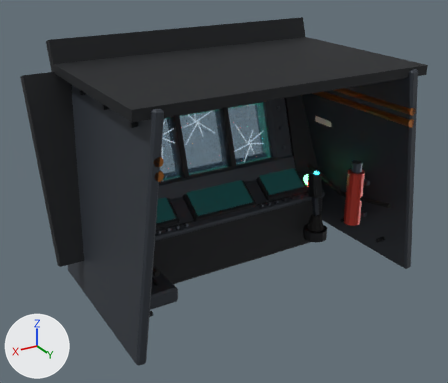
Before and after pictures for a commit that changed the glTF model assets/models/mech/cockpit_interior_mk1.glb.
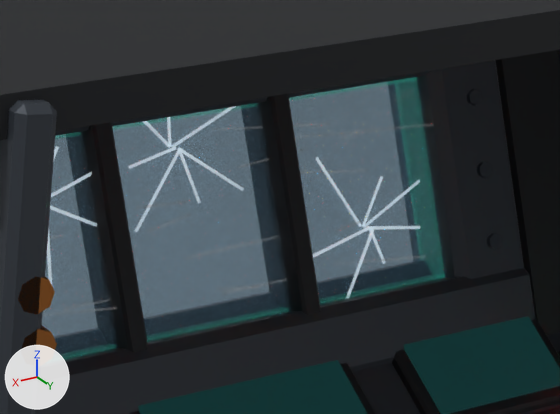
There are two pictures of each version: one whole from a camera (50 mm lens) standing at (1.363, 2.043, 1.005) and looking at (0.064, -0.122, -0.078), one close up on the part from 33% to 67% of the width and 21% to 51% of the height. Arrows for +X, +Y and +Z are at lower left; the lights stay in place. The first two pictures are the older version. Where no turn or scale is listed for an object, it has been applied to the vertices. Vertices at exactly the same position are counted once.

In view in the first close-up: 'armor_glass_inner', 'bulkhead_side_-1', 'ceiling', 'dash_top', 'glass_crack_1', 'glass_crack_2', 'glass_crack_3', 'screen_radar_glass', 'screen_weapons_bezel', 'screen_weapons_glass', 'wall_+1', 'window_frame_bottom', 'window_frame_side_-1', 'window_mullion_+1', 'window_mullion_-1' and 6 more.
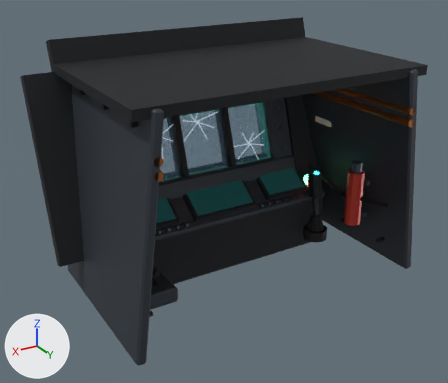
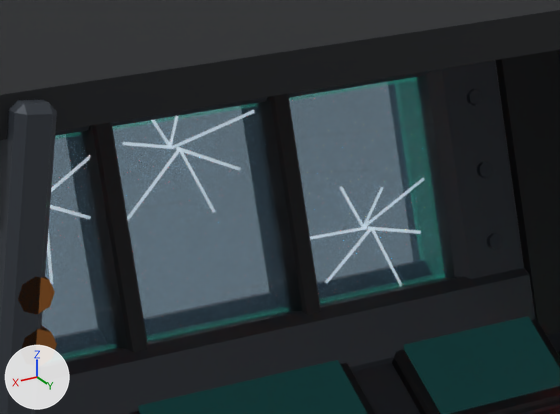
What differs and where, as boxes (x1, y1, x2, y2) in the close-ups (560 x 414 px; the box of a moved part takes in the faces that stretch with it):
'glass_crack_2', reshaped: before (313, 157, 421, 278); after (310, 178, 424, 268)
'glass_crack_3', reshaped: before (128, 106, 236, 202); after (123, 110, 255, 202)
'glass_crack_1', reshaped (mostly hidden): before (47, 146, 92, 264); after (47, 155, 91, 256)
part 1 of me_glass_crack_1, moved or reshaped (mostly hidden): before (51, 172, 92, 197); after (51, 155, 90, 191)
part 2 of me_glass_crack_1, moved or reshaped: before (50, 206, 91, 222); after (50, 205, 91, 218)
part 3 of me_glass_crack_1, moved or reshaped (mostly hidden): before (47, 229, 51, 264); after (47, 229, 51, 256)
part 4 of me_glass_crack_2, moved or reshaped: before (313, 227, 369, 258); after (310, 226, 367, 240)
part 5 of me_glass_crack_2, moved or reshaped: before (315, 157, 345, 202); after (339, 186, 358, 217)
part 6 of me_glass_crack_2, moved or reshaped: before (368, 176, 383, 213); after (367, 187, 383, 219)
part 7 of me_glass_crack_2, moved or reshaped: before (368, 226, 421, 230); after (367, 226, 421, 234)
part 8 of me_glass_crack_2, moved or reshaped: before (354, 229, 374, 278); after (339, 228, 371, 268)
part 9 of me_glass_crack_2, moved or reshaped: before (369, 228, 382, 255); after (371, 228, 393, 267)
part 10 of me_glass_crack_2, moved or reshaped: before (374, 180, 420, 218); after (376, 178, 424, 217)
part 11 of me_glass_crack_3, moved or reshaped: before (128, 147, 176, 169); after (123, 142, 174, 149)
part 12 of me_glass_crack_3, moved or reshaped (mostly hidden): before (142, 121, 151, 128); after (151, 120, 159, 129)
part 13 of me_glass_crack_3, moved or reshaped (mostly hidden): before (167, 117, 171, 126); after (174, 116, 179, 126)
part 14 of me_glass_crack_3, moved or reshaped: before (185, 106, 236, 138); after (174, 110, 255, 147)
part 15 of me_glass_crack_3, moved or reshaped: before (179, 147, 226, 178); after (176, 147, 233, 166)
part 16 of me_glass_crack_3, moved or reshaped: before (177, 148, 195, 186); after (180, 148, 204, 190)
part 17 of me_glass_crack_3, moved or reshaped: before (151, 148, 181, 202); after (141, 148, 181, 202)

The change, as a diff of the scene's bpy script:
```diff
--- a/assets/models/mech/cockpit_interior_mk1.glb.py
+++ b/assets/models/mech/cockpit_interior_mk1.glb.py
@@ me_glass_crack_1 @@
-me_glass_crack_1.from_pydata(...)  # 56 vertices, 84 faces; spans x 0.127..0.32, y -0.449..-0.415, z -0.01..0.195
+me_glass_crack_1.from_pydata(...)  # 56 vertices, 84 faces; spans x 0.137..0.275, y -0.449..-0.418, z 0.009..0.191
+# me_glass_crack_1 part 1: the loose piece of 8 vertices spanning x 0.127..0.221, y -0.441..-0.438, z 0.11..0.146 is turned 13.1 degrees about the y axis through its middle and scaled by 0.993, then moved by (0.005, -0.003, 0.009)
+# me_glass_crack_1 part 2: the loose piece of 8 vertices spanning x 0.143..0.221, y -0.431..-0.428, z 0.07..0.115 is scaled about its middle by (0.888, 1, 0.735), then moved by (0.004, -0.002, 0.005)
+# me_glass_crack_1 part 3: the loose piece of 8 vertices spanning x 0.215..0.222, y -0.418..-0.415, z -0.01..0.115 is turned 1.6 degrees about the y axis through its middle and scaled by 0.844, then moved by (-0.001, -0.003, 0.009)
+# other edits to the shape of me_glass_crack_1 do not show in these pictures
 me_glass_crack_1.materials.append(mat_mk1_glass_crack)
@@ me_glass_crack_2 @@
-me_glass_crack_2.from_pydata(...)  # 56 vertices, 84 faces; spans x -0.341..-0.147, y -0.42..-0.386, z -0.094..0.114
+me_glass_crack_2.from_pydata(...)  # 56 vertices, 84 faces; spans x -0.348..-0.13, y -0.414..-0.388, z -0.083..0.07
+# me_glass_crack_2 part 4: the loose piece of 8 vertices spanning x -0.251..-0.147, y -0.4..-0.397, z -0.022..0.01 is turned -16 degrees about the y axis through its middle and scaled by 1.13, then moved by (0.009, -0.004, 0.014)
+# me_glass_crack_2 part 5: the loose piece of 8 vertices spanning x -0.252..-0.177, y -0.42..-0.417, z 0.004..0.114 is scaled about its middle by (0.522, 1, 0.582), then moved by (-0.017, 0.007, -0.022)
+# me_glass_crack_2 part 6: the loose piece of 8 vertices spanning x -0.282..-0.248, y -0.414..-0.411, z 0.005..0.073 is scaled about its middle by (0.987, 1, 0.779), then moved by (0.0, 0.002, -0.007)
+# me_glass_crack_2 part 7: the loose piece of 8 vertices spanning x -0.336..-0.25, y -0.402..-0.399, z -0.009..0.01 is turned -4.4 degrees about the y axis through its middle and scaled by 1.03, then moved by (0.0, 0.001, -0.003)
+# me_glass_crack_2 part 8: the loose piece of 8 vertices spanning x -0.252..-0.204, y -0.389..-0.386, z -0.094..0.01 is turned -24.3 degrees about the y axis through its middle and scaled by 0.86, then moved by (0.013, -0.006, 0.018)
+# me_glass_crack_2 part 9: 8 of 56 vertices moved; they spanned x -0.276..-0.248, y -0.396..-0.393, z -0.047..0.009 and now span x -0.302..-0.248, y -0.391..-0.388, z -0.083..0.01; mean shift (-0.013, 0.005, -0.017); largest move (-0.272, -0.394, -0.047) -> (-0.298, -0.389, -0.083)
+# me_glass_crack_2 part 10: 4 of 56 vertices moved; they spanned x -0.341..-0.339, y -0.412..-0.409, z 0.055..0.059 and now span x -0.348..-0.346, y -0.412..-0.409, z 0.057..0.061; mean shift (-0.007, 0.0, 0.002); largest move (-0.339, -0.411, 0.059) -> (-0.346, -0.411, 0.061)
 me_glass_crack_2.materials.append(mat_mk1_glass_crack)
@@ me_glass_crack_3 @@
-me_glass_crack_3.from_pydata(...)  # 56 vertices, 84 faces; spans x -0.091..0.102, y -0.462..-0.431, z 0.051..0.239
+me_glass_crack_3.from_pydata(...)  # 56 vertices, 84 faces; spans x -0.102..0.111, y -0.461..-0.432, z 0.057..0.233
+# me_glass_crack_3 part 11: the loose piece of 8 vertices spanning x 0.02..0.089, y -0.446..-0.443, z 0.133..0.153 is turned -25.7 degrees about the y axis through its middle and scaled by 1.08, then moved by (0.003, -0.005, 0.015)
+# me_glass_crack_3 part 12: the loose piece of 8 vertices spanning x 0.018..0.102, y -0.462..-0.459, z 0.147..0.239 is turned -10.5 degrees about the y axis through its middle and scaled by 0.815, then moved by (-0.015, 0.001, -0.003)
+# me_glass_crack_3 part 13: the loose piece of 8 vertices spanning x 0.018..0.025, y -0.461..-0.458, z 0.149..0.235 is turned -17.2 degrees about the y axis through its middle and scaled by 1.01, then moved by (-0.013, 0.0, -0.001)
+# me_glass_crack_3 part 14: the loose piece of 8 vertices spanning x -0.091..0.021, y -0.456..-0.453, z 0.147..0.201 is scaled about its middle by (1.11, 1, 0.622), then moved by (-0.006, 0.003, -0.009)
+# me_glass_crack_3 part 15: the loose piece of 8 vertices spanning x -0.077..0.021, y -0.438..-0.435, z 0.079..0.154 is turned 11.9 degrees about the y axis through its middle and scaled by 0.866, then moved by (0.001, -0.004, 0.013)
+# me_glass_crack_3 part 16: the loose piece of 8 vertices spanning x -0.011..0.022, y -0.437..-0.434, z 0.074..0.153 is turned 7.5 degrees about the y axis through its middle and scaled by 1.27, then moved by (-0.01, 0.002, -0.008)
+# me_glass_crack_3 part 17: the loose piece of 8 vertices spanning x 0.018..0.089, y -0.434..-0.431, z 0.051..0.154 is scaled about its middle by (1.33, 1, 0.933), then moved by (0.011, -0.001, 0.003)
 me_glass_crack_3.materials.append(mat_mk1_glass_crack)
```
